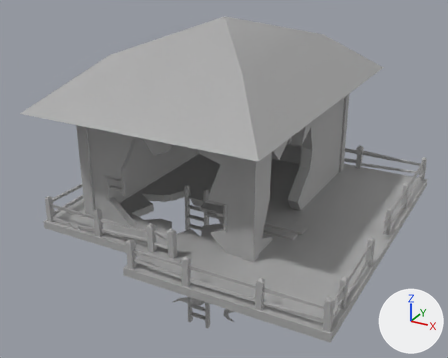
The FBX model DesolateHaze/Assets/Our Assets/Hal Assets/FBX/Sniper_grp.fbx, before and after one commit.
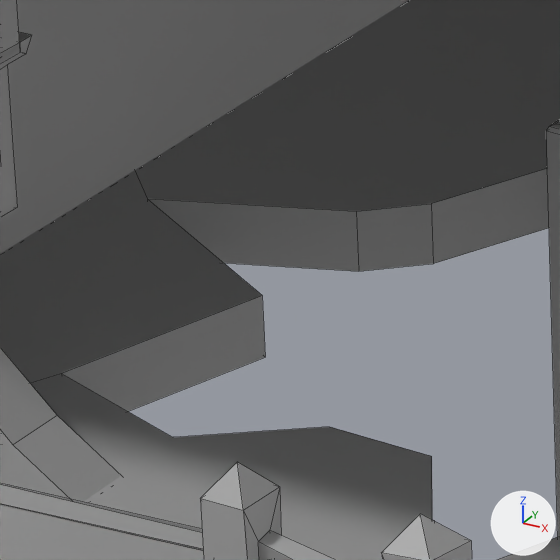
Old and new are each drawn whole from a camera (50 mm lens) standing at (5.57, -11.15, 8.3) and looking at (0.16, -1.31, 3.37) and again close up on the part from 28% to 41% of the width and 48% to 65% of the height. The axes (+X, +Y, +Z) are drawn at lower right. The lights are the same throughout. The close-ups show mesh edges as thin lines. Where no turn or scale is listed for an object, it has been applied to the vertices. Vertices at the same position are counted once.

Names of what the first close-up shows: 'SN_Balcony', 'SN_House', 'SN_Ladder', 'SN_Railings', 'SN_Window2'.
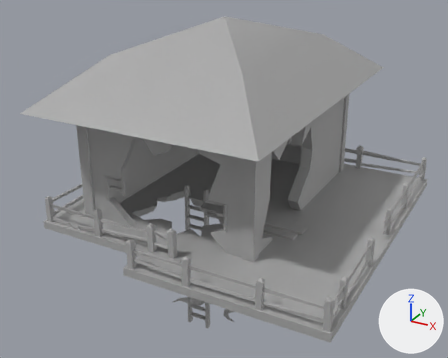
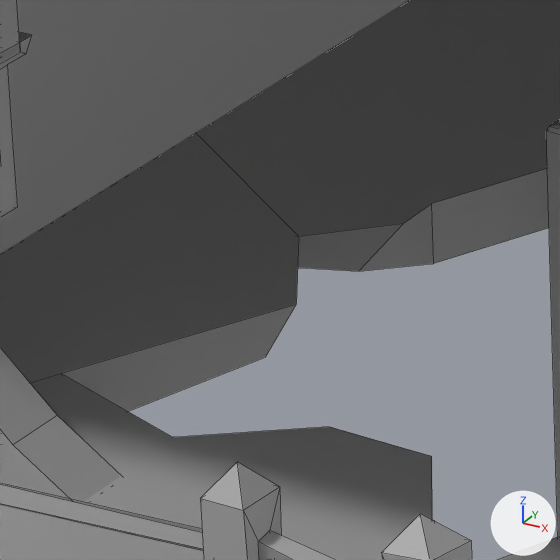
The change, as a diff of the scene's bpy script:
```diff
--- a/DesolateHaze/Assets/Our Assets/Hal Assets/FBX/Sniper_grp.fbx.py
+++ b/DesolateHaze/Assets/Our Assets/Hal Assets/FBX/Sniper_grp.fbx.py
@@ me_mesh_010 @@
 me_mesh_010.from_pydata(...)  # 62 vertices, 31 faces; spans x -2.28..3.52, y -4.39..1.58, z 2.82..2.96
 # used by ob_sn_balcony; location = (0.0, 0.0, 0.0)
-me_mesh_010.vertices[18].co = (-1.41, -1.95, 2.96)  # pixel (147, 198)
-me_mesh_010.vertices[22].co = (-0.91, -2.23, 2.96)  # pixel (262, 295)
-me_mesh_010.vertices[35].co = (-0.97, -1.79, 2.96)  # pixel (356, 211)
+# me_mesh_010 part 1
+me_mesh_010.vertices[18].co = (-1.0, -1.95, 2.96)  # pixel (298, 236)
+me_mesh_010.vertices[22].co = (-0.82, -2.23, 2.96)  # pixel (296, 304)
+me_mesh_010.vertices[35].co = (-0.84, -1.79, 2.96)  # pixel (403, 223)
 me_mesh_010.materials.append(mat_standardsurface1)
```

Pixel boxes (x1, y1, x2, y2) of what changed, in the close-ups (560 x 560 px; the box of a moved part takes in the faces that stretch with it):
part 1 of me_mesh_010, moved or reshaped
    both: (66, 131, 433, 375)
